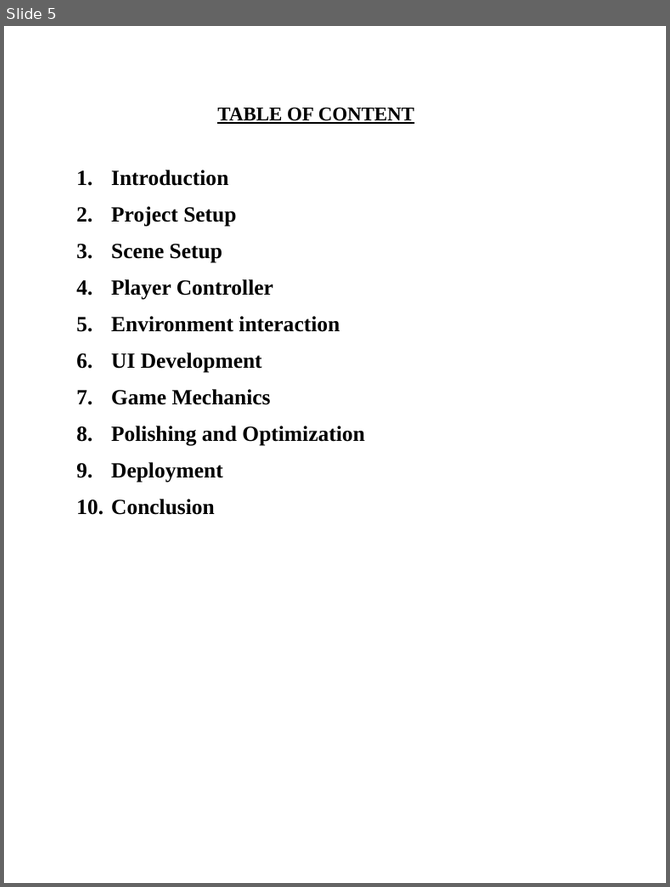
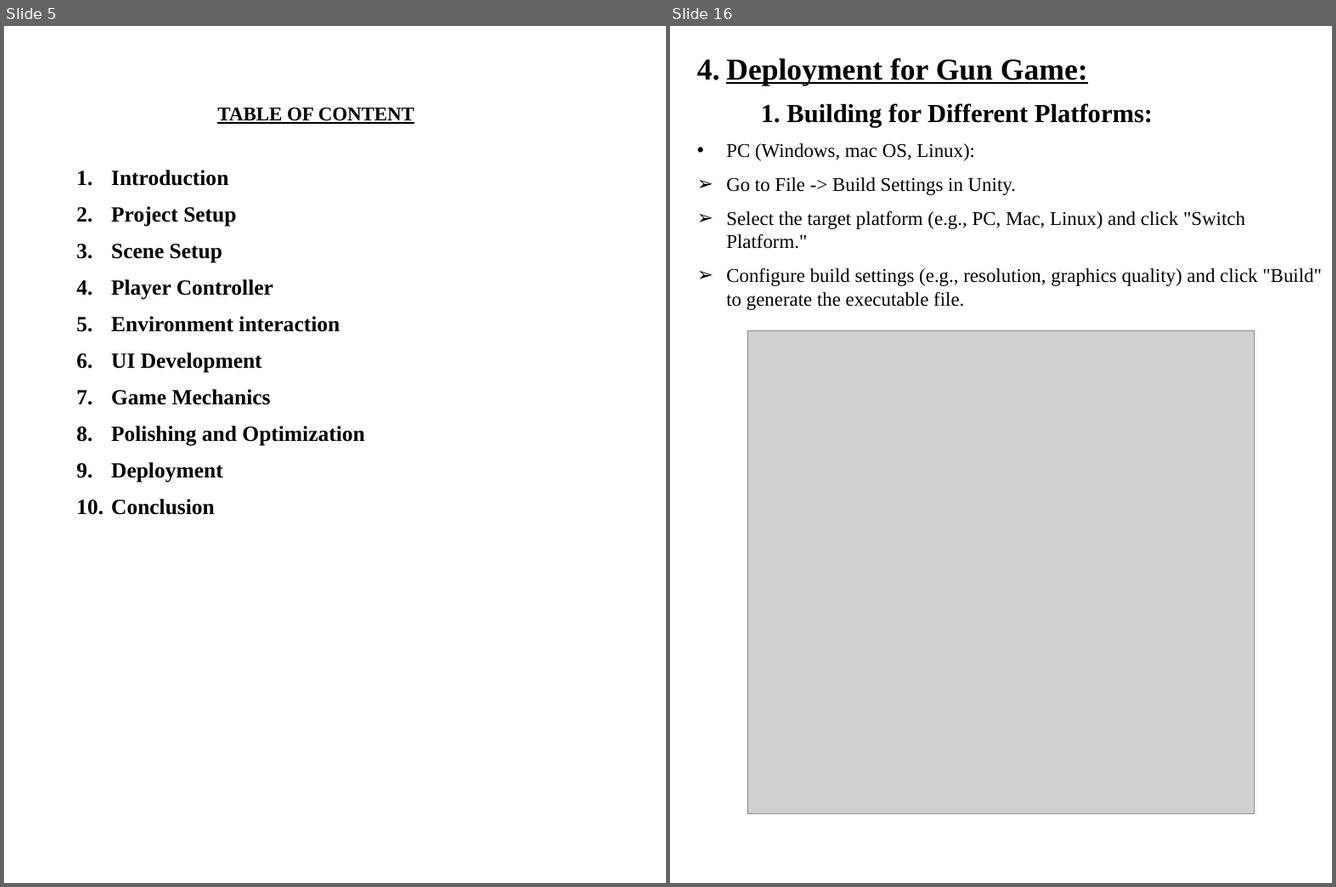
Before and after one commit to Archit-sharma01/untitled, a slide deck: Archit PPT.pptx. Shown side by side, each under a label of ours: slide 5 before the commit, slides 5 and 16 after it; the slides between them are not shown. The pictures are 670x887 and 1336x887 pixels, drawn with LibreOffice and Linux fonts; fonts in the diff are those of the drawing; grey boxes stand for pictures; background and template pictures are left out. Boxes give left, top, right and bottom in pixels: in the first picture for what was removed or moved away, otherwise in the second. Text is boxed around its words. In the diff, an @@ line names an element or a change of style, - is before the commit and + after.

```diff
--- a/Archit PPT.pptx
+++ b/Archit PPT.pptx
@@ slide 16 added at box(670, 26, 1332, 883), background picture (left out) @@
@@ text added at box(726, 58, 1322, 310), 18 pt, text #000000 @@
+4. Deployment for Gun Game:
+1. Building for Different Platforms:
+• PC (Windows, mac OS, Linux):
+➢ Go to File -> Build Settings in Unity.
+➢ Select the target platform (e.g., PC, Mac, Linux) and click "Switch Platform."
+➢ Configure build settings (e.g., resolution, graphics quality) and click "Build" to generate the executable file.
@@ picture added at box(748, 331, 1254, 814) @@
```
Also in this commit, not shown: 1 slide changed, 13 other slides added, 32 slides removed.
